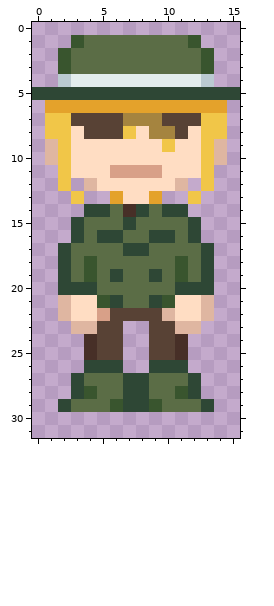
Pixel-art sprite, stored at Assets/Art/Spy Sprites/Spy IdleF.png. The picture above was drawn from the file before the commit.
The file is 16x32 pixels.
After the commit:
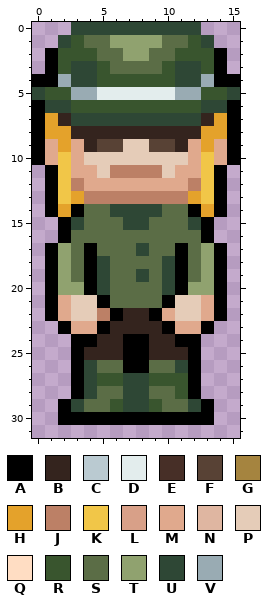
Palette (. is transparent): A #000000  B #34241e  C #bacad1  D #e3eded  E #472f27  F #584235  G #a5843f  H #e4a22b  J #bc8066  K #f1c648  L #d8a088  M #e0a98d  N #dfb6a1  P #e5ccb8  Q #ffddc3  R #39552e  S #5b6d46  T #90a26f  U #2e4735  V #99abb3
Diff:
Changed rows in their new state; - is an unchanged pixel.
first column x 0:
 0 ---UUUUUUUUUU---
 1 --U---TTTT---U--
 2 -A-RR--TT--RR-A-
 3 -A-UUR----RUU-A-
 4 AAVUURRRRRRUUVAA
 5 -RRVVDDDDDDVVRR-
 6 AUURRRRRRRRRRUUA
 7 AHBUUUUUUUUUUBHA
 8 AHHBBBBBBBBBBHHA
 9 AMHMBFFPPFFBMHMA
10 AM-MPPPPPPPPM-MA
11 -A-MMPJJJJPMM-A-
12 -A-JMMMMMMMMJ-A-
13 -AKHJJJJJJJJHKA-
14 -AHASSUU-USSAHA-
15 --A-----U----A--
16 --AS-SS--SS-SA--
17 -AT-A--S---A-TA-
18 -AT-AU----UA-TA-
19 -AT-AUS-USUA-TA-
20 -ATTAU----UATTA-
21 -AMPPAS--SAPPMA-
22 -AMPPJABBAMPPMA-
23 --AMMABBBBAMMA--
24 ---AABBAABBAA---
25 ---ABBBAABBBA---
26 ---A-SSAASS-A---
27 ---AURR--RRRA---
28 ---AU-------A---
29 --AU--------UA--
30 --AAAAAAAAAAAA--
